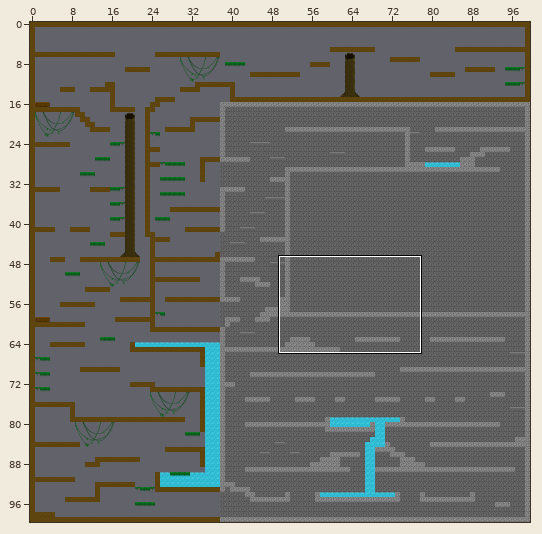
Tiled map: assets/tiled/maps/finallevel.tmx. The picture above shows the old version from afar; the outline marks the close-up.
Close-up. Old version:
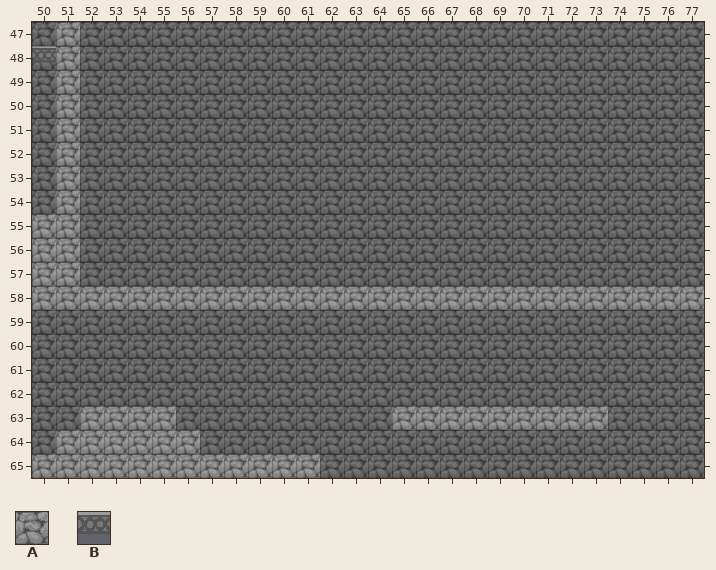
Cells are 32x32 px. Shown: x 50..77, y 47..65. The commit also changed other parts of the map, which this record leaves out.
Key: from "dungeon_tiles": A 1; from "oneblock": B 32.
_ is an empty cell.
Layers that did not change in this view are not listed.
Layer "solids" before, first column x 50:
47 _A__________________________
48 BA__________________________
49 _A__________________________
50 _A__________________________
51 _A__________________________
52 _A__________________________
53 _A__________________________
54 _A__________________________
55 AA__________________________
56 AA__________________________
57 AA__________________________
58 AAAAAAAAAAAAAAAAAAAAAAAAAAAA
59 ____________________________
60 ____________________________
61 ____________________________
62 ____________________________
63 __AAAA_________AAAAAAAAA____
64 _AAAAAA_____________________
65 AAAAAAAAAAAA________________
And afterwards:
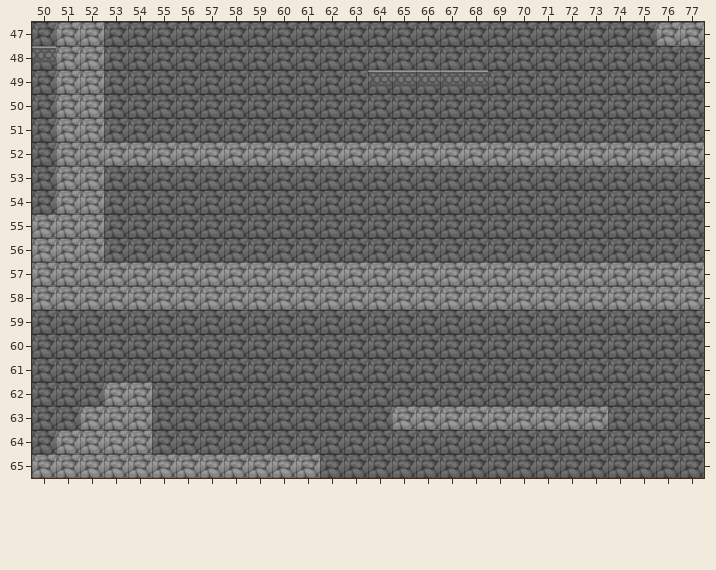
Changes in this commit:
Layer "solids":
The edit adds tile A in row 47 at x 52 and 76 to 77; in rows 48 to 51 at x 52; in row 52 at x 52 to 77; in rows 53 to 56 at x 52; in row 57 at x 52 to 77; in row 62 at x 53 to 54.
The edit adds tile B in row 49 at x 64 to 68.
Tile A is removed in row 63 at x 55; in row 64 at x 55 to 56.
Pixel boxes of the changes (left, top, right, bottom) in both close-ups:
added: (80, 22, 704, 286)
changed: (104, 382, 200, 454)
